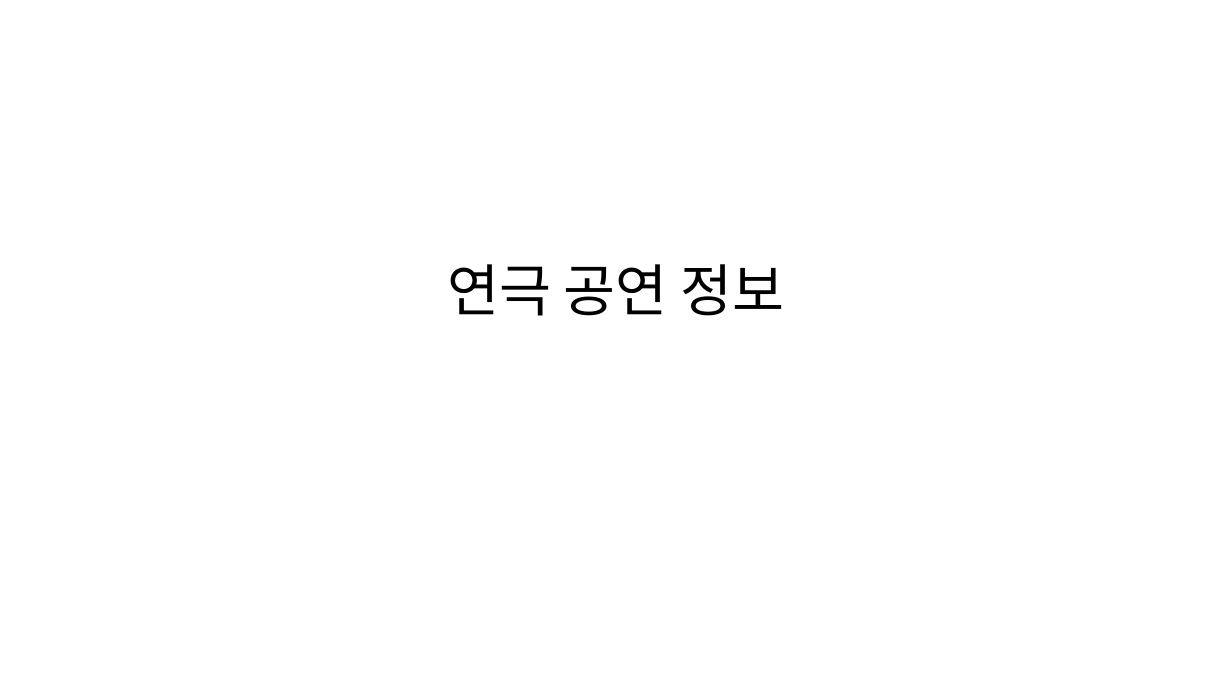
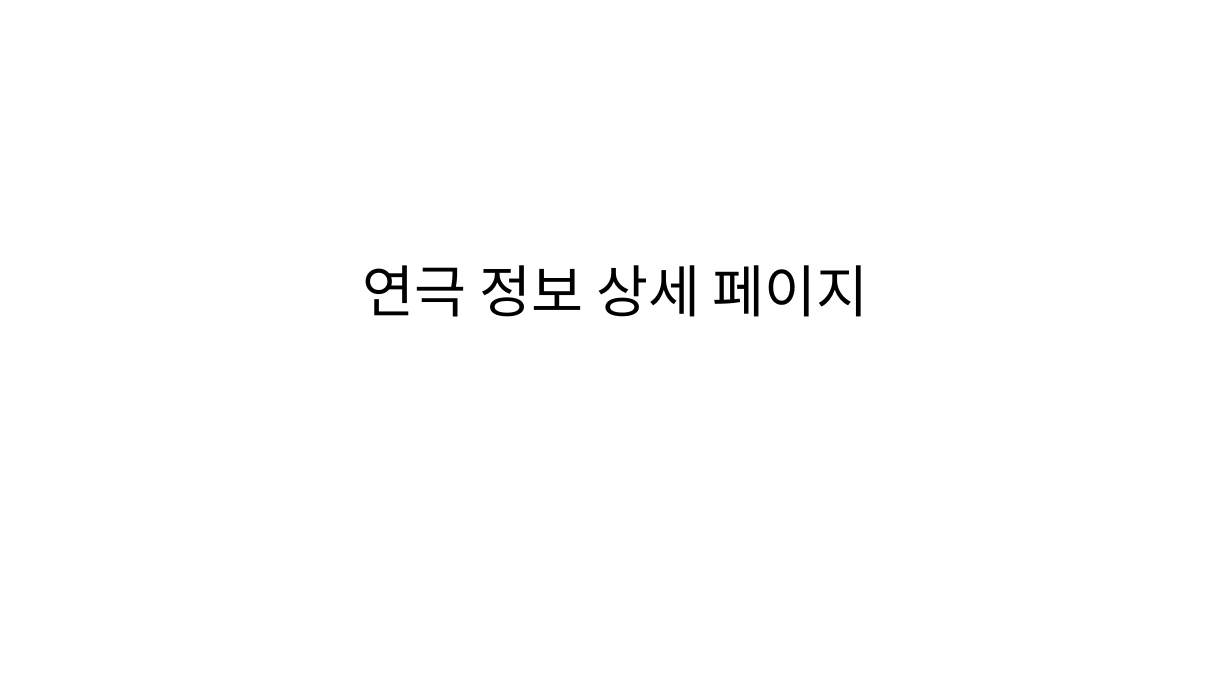
Before and after one commit to Soobinnni/Marroticket, a slide deck: slide 18 of 프로젝트 산출물/9. 스토리보드/마로티켓 사용자 스토리보드.pptx (slide 8 before the commit). Drawn at 1232x693 pixels with LibreOffice and Linux fonts; fonts in the diff are those of the drawing. Boxes give left, top, right and bottom in pixels: in the first picture for what was removed or moved away, otherwise in the second. Text is boxed around its words. In the diff, an @@ line names an element or a change of style, - is before the commit and + after.

```diff
--- a/프로젝트 산출물/9. 스토리보드/마로티켓 사용자 스토리보드.pptx
+++ b/프로젝트 산출물/9. 스토리보드/마로티켓 사용자 스토리보드.pptx
@@ text at (x1=363, y1=265, x2=869, y2=317): text changed @@
-연극 공연 정보
+연극 정보 상세 페이지
```
Also in this commit, not shown: 47 other slides changed, 13 slides added, 1 slide removed, 36 other files.
